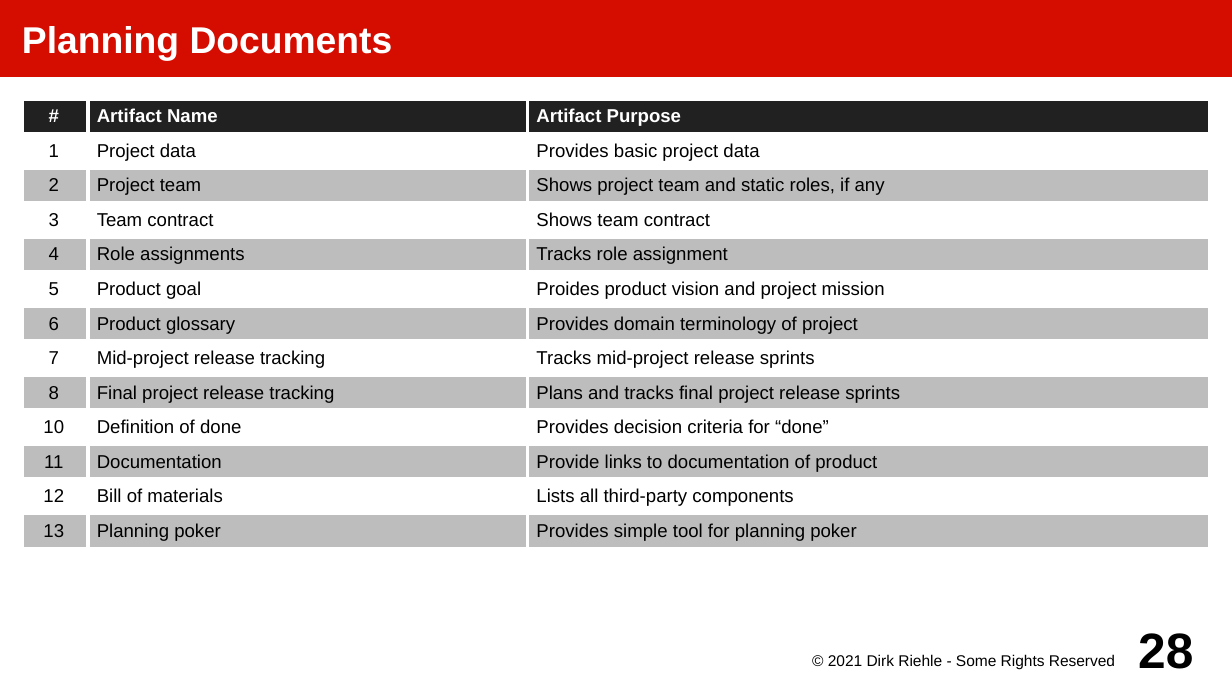
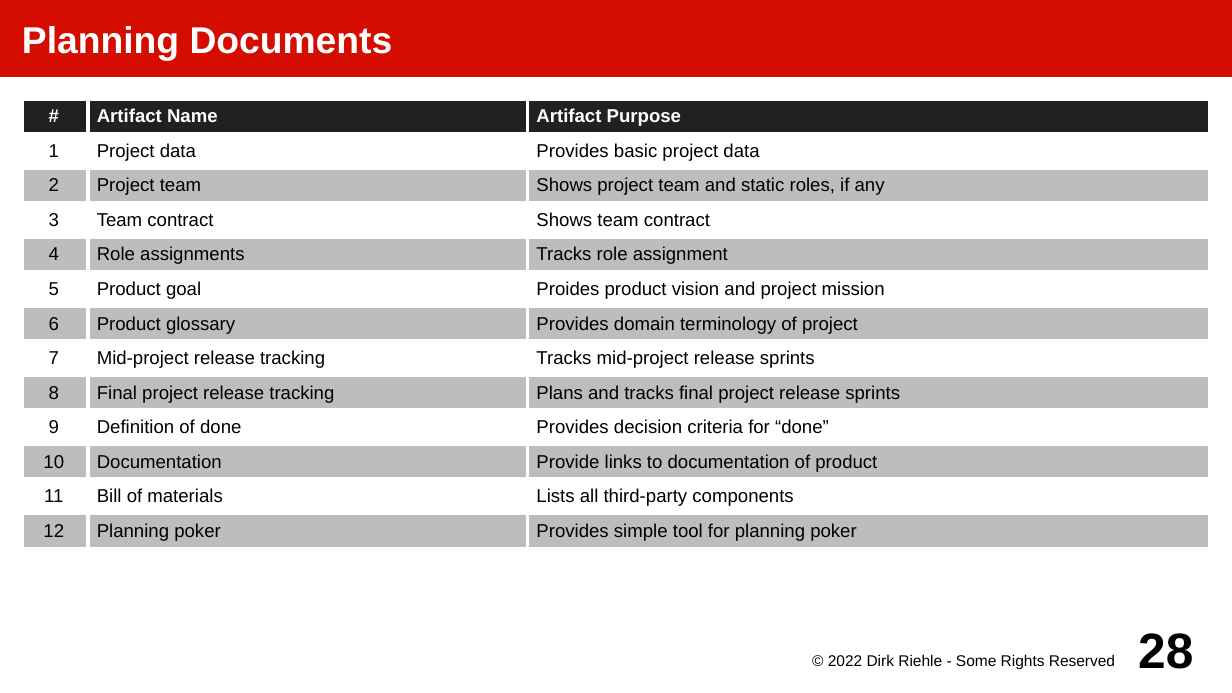
Before and after one commit to dirkriehle/amos-course, a slide deck: slide 28 of Lecture slides/AMOS A02 - Project Setup.odp. Drawn at 1232x693 pixels with LibreOffice and Linux fonts; fonts in the diff are those of the drawing. Boxes give left, top, right and bottom in pixels: in the first picture for what was removed or moved away, otherwise in the second. Text is boxed around its words. In the diff, an @@ line names an element or a change of style, - is before the commit and + after.

```diff
--- a/Lecture slides/AMOS A02 - Project Setup.odp
+++ b/Lecture slides/AMOS A02 - Project Setup.odp
@@ table at [22, 99, 1211, 549] @@
-row 10, column 1: 10
+row 10, column 1: 9
-row 11, column 1: 11
+row 11, column 1: 10
-row 12, column 1: 12
+row 12, column 1: 11
-row 13, column 1: 13
+row 13, column 1: 12
@@ text at [828, 654, 1115, 670]: text changed @@
-© 2021 Dirk Riehle - Some Rights Reserved
+© 2022 Dirk Riehle - Some Rights Reserved
```
Also in this commit, not shown: 49 other slides changed, 24 other files.
